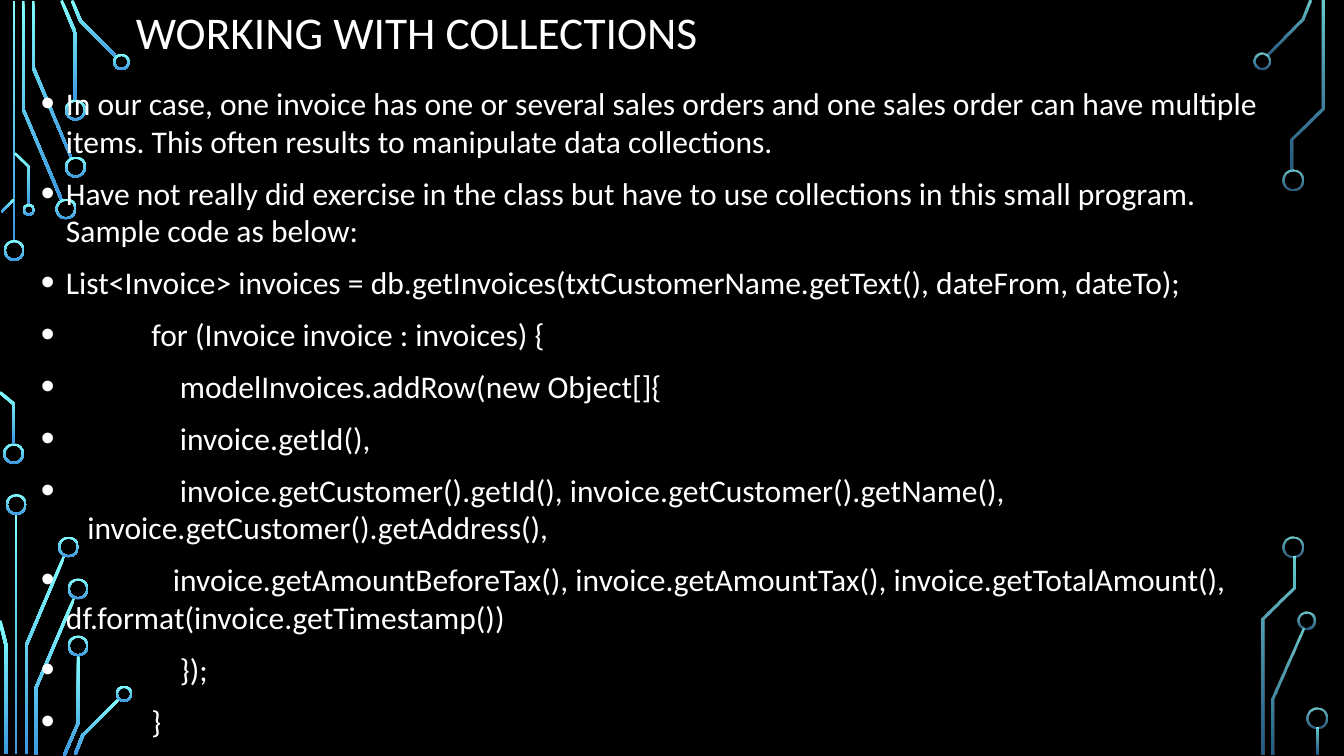
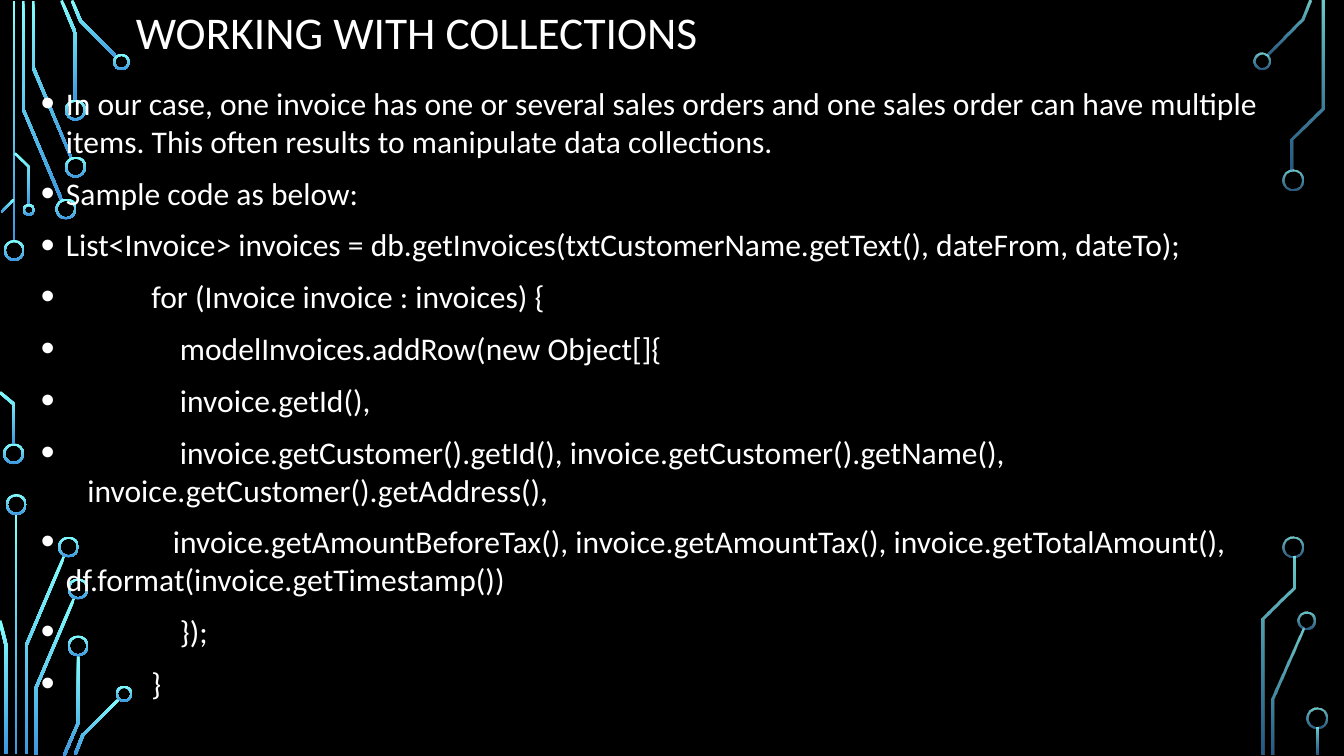
Before and after one commit to zdf22018/project_sales_order_invoicing, a slide deck: slide 12 of Sales Order and invoicing – desktop program.pptx (slide 10 before the commit). Drawn at 1344x756 pixels with LibreOffice and Linux fonts; fonts in the diff are those of the drawing; background and template pictures are left out. Boxes give left, top, right and bottom in pixels: in the first picture for what was removed or moved away, otherwise in the second. Text is boxed around its words. In the diff, an @@ line names an element or a change of style, - is before the commit and + after.

```diff
--- a/Sales Order and invoicing – desktop program.pptx
+++ b/Sales Order and invoicing – desktop program.pptx
@@ text at box(66, 183, 358, 212): text changed @@
-• Have not really did exercise in the class but have to use collections in this small program. Sample code as below:
+• Sample code as below:
```
Also in this commit, not shown: 7 other slides changed, 7 slides added, 2 slides removed, 20 other files.
